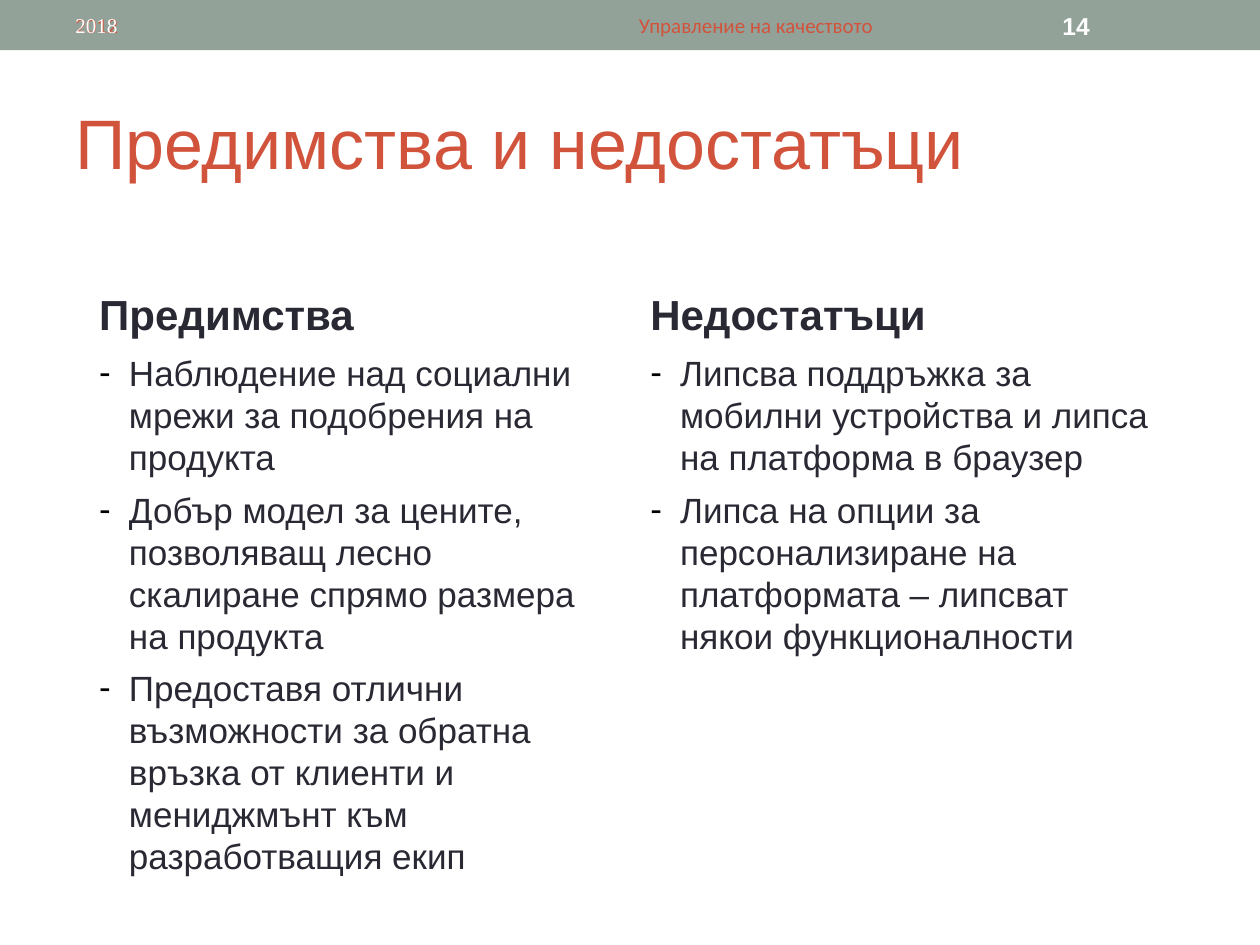
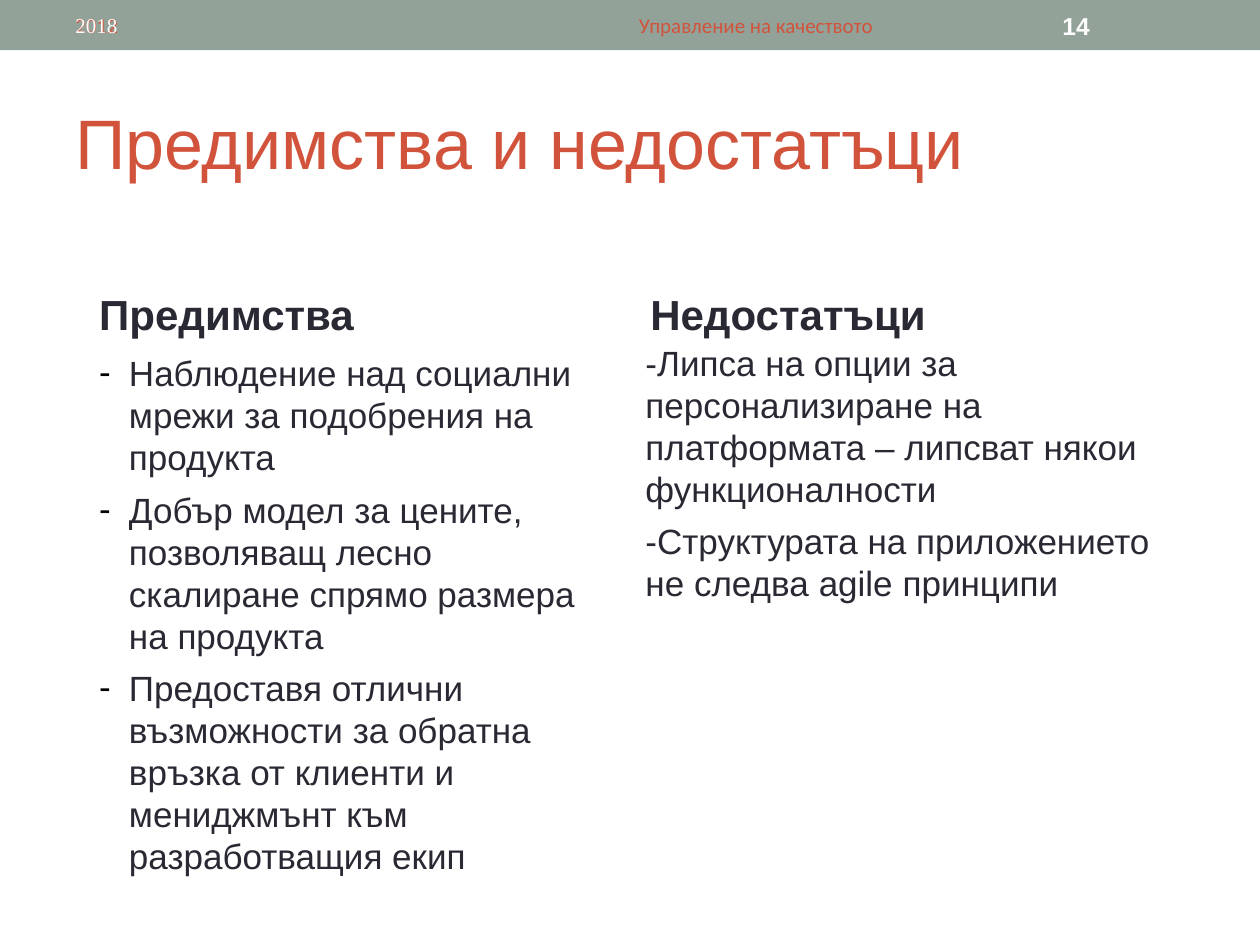
Before and after one commit to tsetsoo/ASIProject, a slide deck: slide 14 of OneDesk.ppt. Drawn at 1260x945 pixels with LibreOffice and Linux fonts; fonts in the diff are those of the drawing. Boxes give left, top, right and bottom in pixels: in the first picture for what was removed or moved away, otherwise in the second. Text is boxed around its words. In the diff, an @@ line names an element or a change of style, - is before the commit and + after.

```diff
--- a/OneDesk.ppt
+++ b/OneDesk.ppt
@@ text at bbox=[645, 352, 1149, 603]: text changed @@
-– Липсва поддръжка за мобилни устройства и липса на платформа в браузер
-– Липса на опции за персонализиране на платформата – липсват някои функционалности
+-Липса на опции за персонализиране на платформата – липсват някои функционалности
+-Структурата на приложението не следва agile принципи
```
Also in this commit, not shown: 2 other slides changed.
